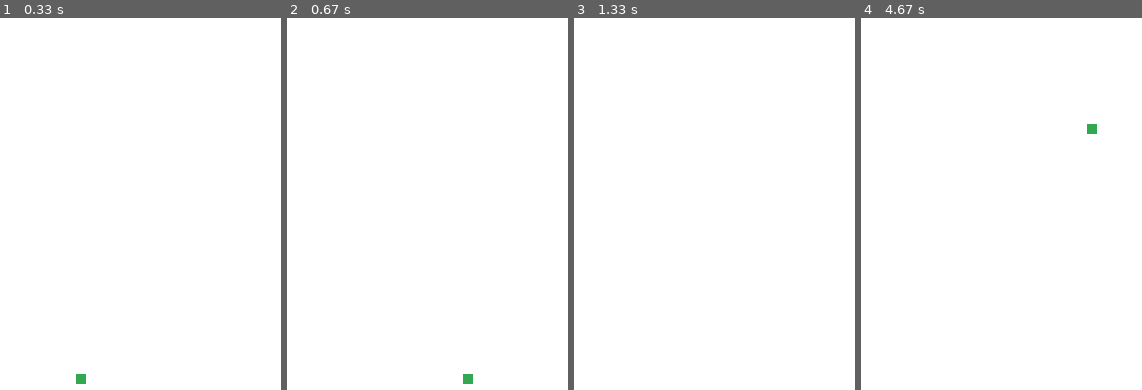
Above: before the commit, frames 1-4 (left to right).
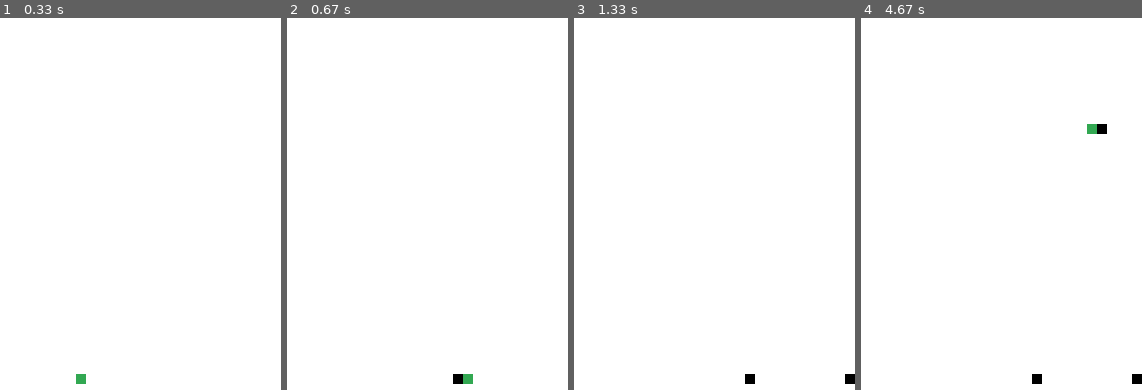
Above: after the commit, the same moments.

Repository: mcastre1/pygame
Game: pygame game, started from snake_game/main.py
Same seed, same stepped clock (60 frames per second), same inputs: the game is played once before the commit and once after it.
Inputs:
- Up to frame 1 (0.33 s): no input
- Up to frame 2 (0.67 s): tap Space at 0.33 s
- Up to frame 3 (1.33 s): tap Space at 0.67, 1 s
- Up to frame 4 (4.67 s): hold Up 1.83-2.3 s; tap Space at 2.33 s; hold Left 3.17-3.7 s; hold Down 3.73-4.2 s; hold Left 4.23-4.63 s

Frame 1 is identical in both runs. In frame 2, 0.1% of the frame differs, in the area x 59-63%, y 95-99%; in frame 3, 0.2%; in frame 4, 0.3%, in the area x 60-100%, y 28-99%.

Commit message:
Spawn tail on space bar

Diff:
--- a/snake_game/main.py
+++ b/snake_game/main.py
@@ -1,6 +1,7 @@
 import pygame, sys
 from settings import *
 from sprites.head import Head
+from sprites.body import Body
 
 pygame.init()
 clock = pygame.time.Clock()
@@ -33,13 +34,58 @@
                 head.set_direction('Left')
             elif keys[pygame.K_RIGHT]:
                 head.set_direction('Right')
+            elif keys[pygame.K_SPACE]:
+                if len(body_group) == 0:
+                    if head.direction == 'Right':
+                        body_group.add(Body(head.pos_x - SIZE, head.pos_y, head.direction))
+                    elif head.direction == 'Left':
+                        body_group.add(Body(head.pos_x + SIZE, head.pos_y, head.direction))
+                    elif head.direction == 'Up':
+                        body_group.add(Body(head.pos_x, head.pos_y + SIZE, head.direction))
+                    elif head.direction == 'Down':
+                        body_group.add(Body(head.pos_x, head.pos_y - SIZE, head.direction))
+                else:
+                    tail = body_group.sprites()[-1]
+                    direction = tail.direction
 
-            print('key down')
+                    print(direction)
+                    if head.direction == 'Right':
+                        body_group.add(Body(tail.pos_x - SIZE, tail.pos_y, tail.direction))
+                    elif head.direction == 'Left':
+                        body_group.add(Body(tail.pos_x + SIZE, tail.pos_y, tail.direction))
+                    elif head.direction == 'Up':
+                        body_group.add(Body(tail.pos_x, tail.pos_y + SIZE, tail.direction))
+                    elif head.direction == 'Down':
+                        body_group.add(Body(tail.pos_x, tail.pos_y - SIZE, tail.direction))
+
 
     screen.fill(WHITE)
 
     head_group.update()
+
     head_group.draw(screen)
+    body_group.draw(screen)
+    for i, body in enumerate(body_group.sprites()[::-1]):
+        x_mult = 0
+        y_mult = 0
+        if i == 0:
+            direction = head.direction
+            if direction == 'Right':
+                x_mult = -1
+            elif direction == 'Left':
+                x_mult = 1
+            elif direction == 'Up':
+                y_mult = 1
+            elif direction == 'Down':
+                y_mult = -1
+
+            if x_mult != 0:
+                body.update(head.pos_x + ((SIZE/2)*x_mult), head.pos_y, head.direction)
+            if y_mult != 0:
+                body.update(head.pos_x, head.pos_y + ((SIZE/2)*y_mult), head.direction)
+
+
+    #body_group.update(head.pos_x - 5, head.pos_y)
 
     pygame.display.update()
 
--- a/snake_game/settings.py
+++ b/snake_game/settings.py
@@ -10,3 +10,4 @@
 
 # Snake atributest
 SNAKE_SPEED = 5
+SIZE = 10
--- a/snake_game/sprites/body.py
+++ b/snake_game/sprites/body.py
@@ -0,0 +1,19 @@
+import pygame
+from settings import *
+
+class Body(pygame.sprite.Sprite):
+    def __init__(self, pos_x, pos_y, direction):
+        pygame.sprite.Sprite.__init__(self)
+        self.image = pygame.Surface((SIZE,SIZE))
+        self.rect = self.image.get_rect()
+        self.pos_x = pos_x
+        self.pos_y = pos_y
+        self.rect.center = (self.pos_x, self.pos_y)
+        self.direction = direction
+
+    def update(self, pos_x, pos_y, direction):
+        self.pos_x = pos_x
+        self.pos_y = pos_y
+        self.direction = direction
+
+        self.rect.center = (self.pos_x, self.pos_y)
--- a/snake_game/sprites/head.py
+++ b/snake_game/sprites/head.py
@@ -4,7 +4,7 @@
 class Head(pygame.sprite.Sprite):
     def __init__(self, pos_x, pos_y):
         pygame.sprite.Sprite.__init__(self)
-        self.image = pygame.Surface((10,10))
+        self.image = pygame.Surface((SIZE,SIZE))
         self.rect = self.image.get_rect()
         self.pos_x = pos_x
         self.pos_y = pos_y
@@ -25,9 +25,9 @@
 
         self.rect.center = (self.pos_x, self.pos_y)
 
+    # Method used to change direction of snake from main file
     def set_direction(self, direction):
         self.direction = direction
-        print(f'set direction to {self.direction}')
 
     def draw(self):
         pygame.display.get_surface().blit(self.image, self.rect)
